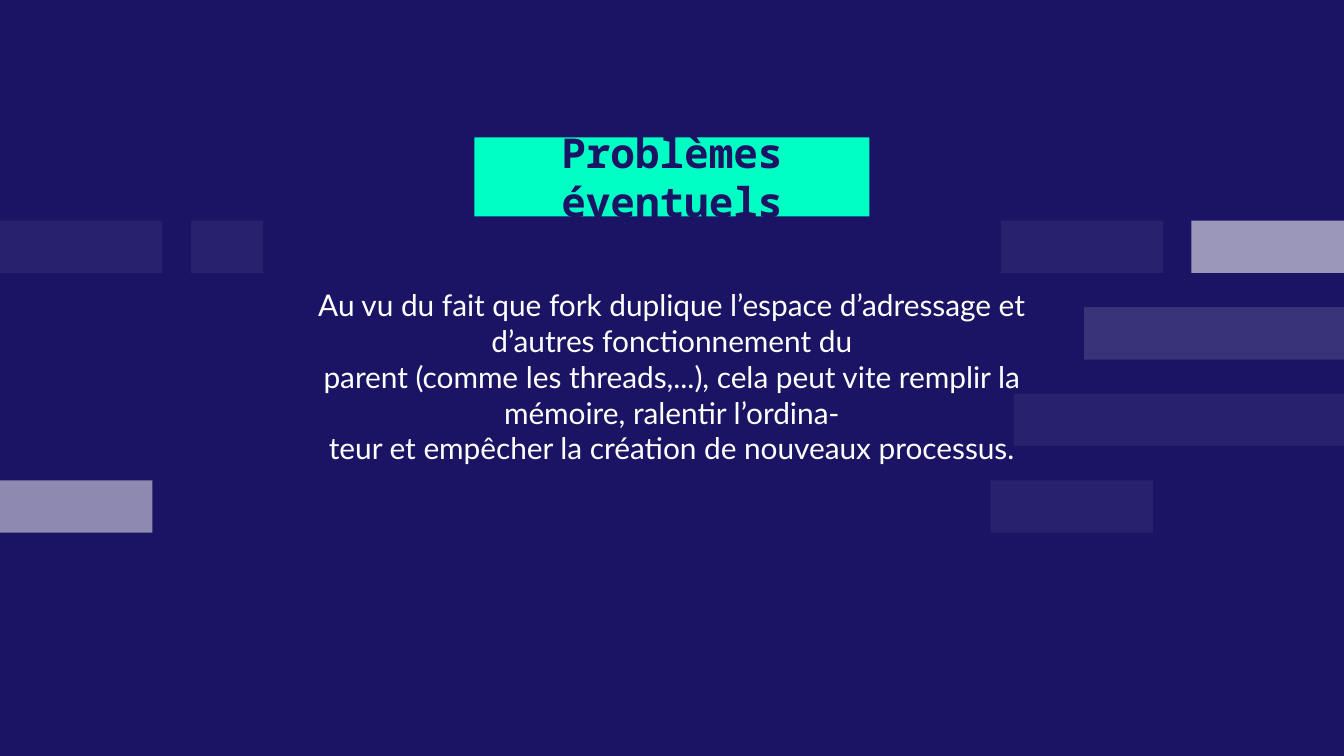
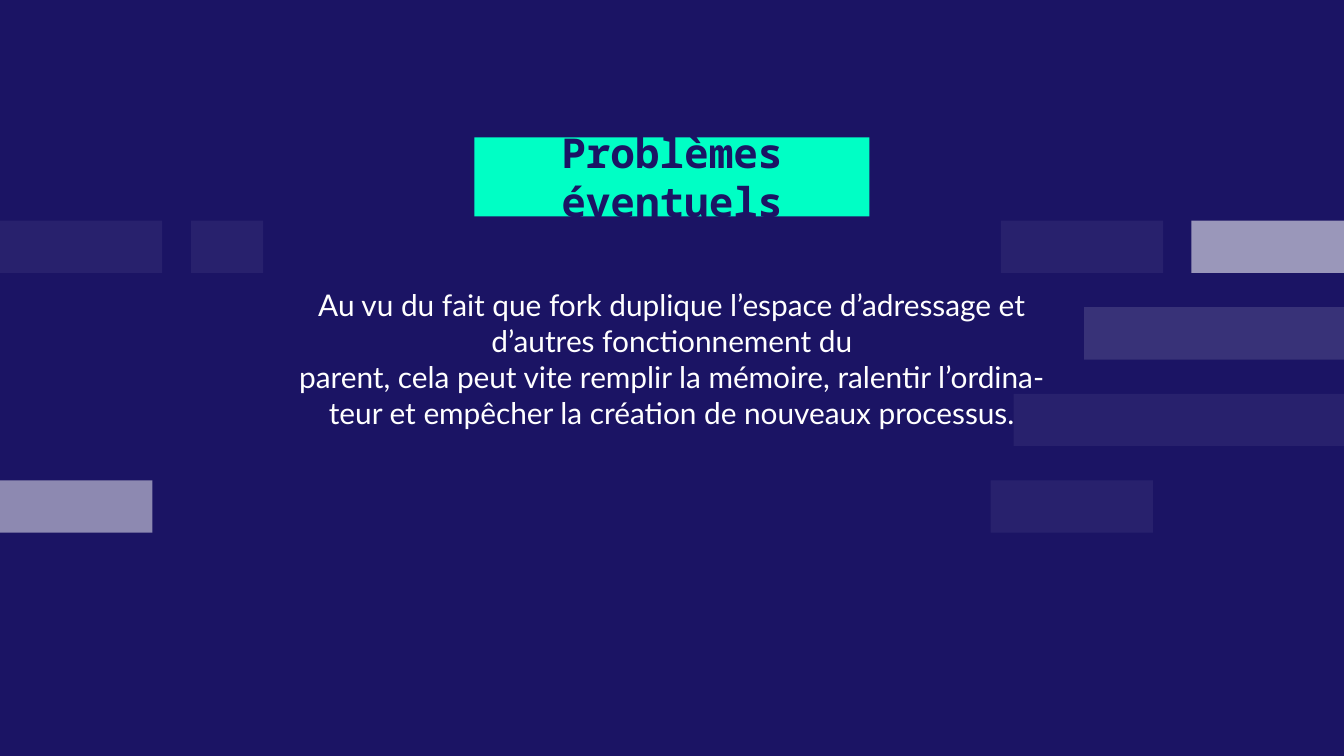
Before and after one commit to leomols97/sysg6_2022, a slide deck: slide 9 of Juin/MOLS_FORK_VFORK_CLONE.pptx (slide 8 before the commit). Drawn at 1344x756 pixels with LibreOffice and Linux fonts; fonts in the diff are those of the drawing. Boxes give left, top, right and bottom in pixels: in the first picture for what was removed or moved away, otherwise in the second. Text is boxed around its words. In the diff, an @@ line names an element or a change of style, - is before the commit and + after.

```diff
--- a/Juin/MOLS_FORK_VFORK_CLONE.pptx
+++ b/Juin/MOLS_FORK_VFORK_CLONE.pptx
@@ subtitle at bbox=[299, 365, 1044, 393]: text changed @@
-parent (comme les threads,...), cela peut vite remplir la mémoire, ralentir l’ordina-
+parent, cela peut vite remplir la mémoire, ralentir l’ordina-
```
Also in this commit, not shown: 3 other slides changed, 1 slide added, 10 other files.
